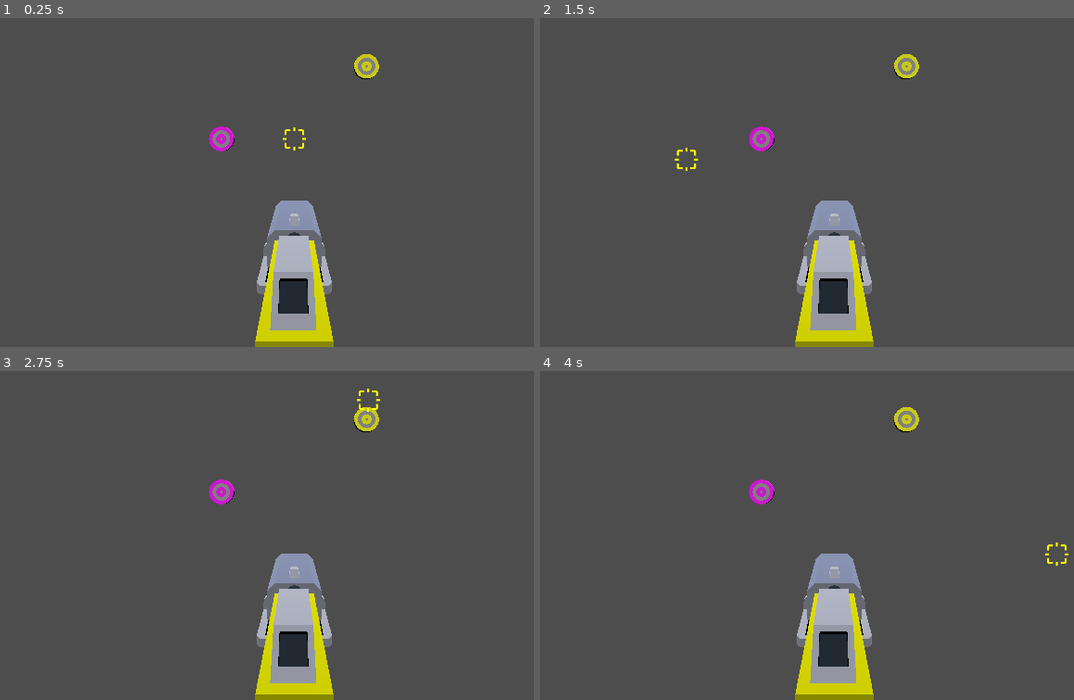
Above: before the commit, frames 1-4 (two rows, left to right).
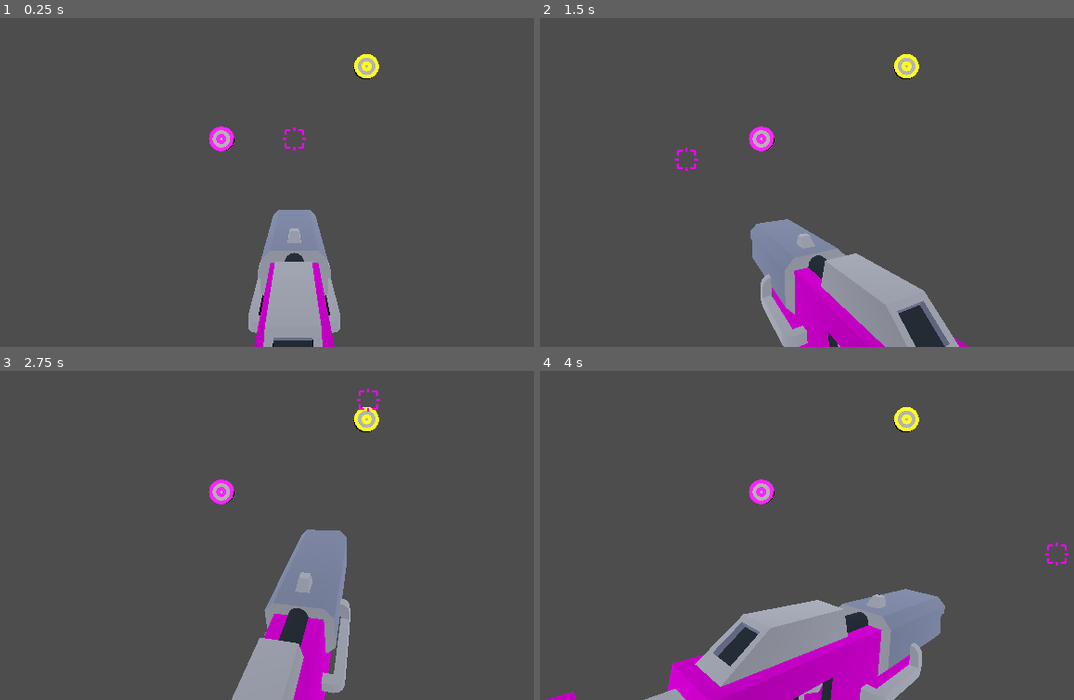
Above: after the commit, the same moments.

Repository: sundowns/primary-connection
Game: Godot game, scene res://Game.tscn
The game is run twice, just before and just after one commit, with the same random seed, the same clock (stepped at 60 frames per second) and the same inputs.
Inputs (mouse positions are in pixels of both pictures, inside the frame that each line leads up to):
- Up to frame 1 (0.25 s): no input
- Up to frame 2 (1.5 s): tap Enter at 0.5 s; move the mouse to (999, 116) at 0.52 s; press the mouse at (999, 116) at 0.53 s; tap Space at 1.25 s; move the mouse to (684, 159) at 1.27 s; release the mouse at (684, 159) at 1.28 s; click (684, 159) at 1.35 s
- Up to frame 3 (2.75 s): tap Enter at 2 s; move the mouse to (368, 400) at 2.02 s; press the mouse at (368, 400) at 2.03 s
- Up to frame 4 (4 s): tap Space at 2.75 s; move the mouse to (796, 574) at 2.77 s; release the mouse at (796, 574) at 2.78 s; click (796, 574) at 2.85 s; tap Enter at 3.5 s; move the mouse to (1057, 555) at 3.52 s; press the mouse at (1057, 555) at 3.53 s

The runs differ from the first frame. In frame 1, 4.7% of the frame differs, in the area x 39-72%, y 10-100%; in frame 2, 11%; in frame 3, 7.6%; in frame 4, 14%, in the area x 1-99%, y 10-100%.

Commit message:
point gun at crosshair

Diff:
--- a/Game.tscn
+++ b/Game.tscn
@@ -1,9 +1,12 @@
-[gd_scene load_steps=5 format=3 uid="uid://k3rsi41hyjlo"]
+[gd_scene load_steps=6 format=3 uid="uid://k3rsi41hyjlo"]
 
 [ext_resource type="PackedScene" uid="uid://cco6xg16mekua" path="res://components/player.tscn" id="1_cynns"]
 [ext_resource type="Script" path="res://Game.gd" id="1_ihufm"]
 [ext_resource type="PackedScene" uid="uid://b2vf3wvi1vp7i" path="res://components/target.tscn" id="2_5q3a7"]
 [ext_resource type="PackedScene" uid="uid://lwnqyjojfgo1" path="res://ui/crosshair.tscn" id="3_vix6t"]
+
+[sub_resource type="BoxShape3D" id="BoxShape3D_4l5gn"]
+size = Vector3(1000, 1000, 1)
 
 [node name="Game" type="Node3D"]
 script = ExtResource("1_ihufm")
@@ -11,7 +14,7 @@
 [node name="Player" parent="." instance=ExtResource("1_cynns")]
 
 [node name="DirectionalLight3D" type="DirectionalLight3D" parent="."]
-transform = Transform3D(1, 3.85671e-09, 1.43934e-08, -1.29048e-08, -0.258819, 0.965926, 7.45058e-09, -0.965926, -0.258819, 0, 0, 0)
+transform = Transform3D(1, 3.18151e-08, -6.74576e-08, 6.74576e-08, -0.771625, 0.636078, -3.18151e-08, -0.636078, -0.771625, 0, 0, 0)
 light_energy = 2.0
 metadata/_edit_lock_ = true
 
@@ -28,3 +31,11 @@
 [node name="UI" type="CanvasLayer" parent="."]
 
 [node name="Crosshair" parent="UI" instance=ExtResource("3_vix6t")]
+
+[node name="BackgroundWall" type="StaticBody3D" parent="."]
+collision_layer = 2
+collision_mask = 0
+
+[node name="CollisionShape3D" type="CollisionShape3D" parent="BackgroundWall"]
+transform = Transform3D(1, 0, 0, 0, 1, 0, 0, 0, 1, 0, 0, 300)
+shape = SubResource("BoxShape3D_4l5gn")
--- a/components/player.gd
+++ b/components/player.gd
@@ -1,31 +1,45 @@
 extends Node3D
 class_name Player
 
+@export_flags_3d_physics var target_collision_mask: int = 1
 const FIRE_RAY_LENGTH: float = 1000
 
-@export_flags_3d_physics var collision_mask: int = 1
+@export_flags_3d_physics var aiming_blaster_collision_mask: int = 2
+const AIM_RAY_LENGTH: float = 10000
 
 @onready var camera: Camera3D = $Camera3D
+@onready var hand: Node3D = $Camera3D/Hand
 @onready var blaster: Blaster = $Camera3D/Hand/Blaster
 
 func _ready() -> void:
 	ColourManager.active_colour_changed.connect(self._on_active_colour_changed)
 
+func _process(delta: float) -> void:
+	point_blaster_at_crosshair(delta)
+
 func fire_at_point_on_screen(screen_position: Vector2) -> void:
 	var from: Vector3 = camera.project_ray_origin(screen_position)
 	var to: Vector3 = from + camera.project_ray_normal(screen_position) * FIRE_RAY_LENGTH
-	var raycast_result: Dictionary = get_world_3d().direct_space_state.intersect_ray(create_raycast_collision_query(from, to))
+	var raycast_result: Dictionary = get_world_3d().direct_space_state.intersect_ray(create_raycast_collision_query(from, to, target_collision_mask))
 	if raycast_result:
 		var collider = raycast_result['collider']
 		if collider is Target:
 			collider._on_hit(ColourManager.active_colour)
 
-func create_raycast_collision_query(from: Vector3, to: Vector3) -> PhysicsRayQueryParameters3D:
+func create_raycast_collision_query(from: Vector3, to: Vector3, mask: int) -> PhysicsRayQueryParameters3D:
 	var ray_query := PhysicsRayQueryParameters3D.new()
 	ray_query.from = from
 	ray_query.to = to
-	ray_query.collision_mask = collision_mask
+	ray_query.collision_mask = mask
 	return ray_query
+
+func point_blaster_at_crosshair(_delta: float) -> void:
+	var mouse_pos: Vector2 = get_viewport().get_mouse_position()
+	var from: Vector3 = camera.project_ray_origin(mouse_pos)
+	var to: Vector3 = from + camera.project_ray_normal(mouse_pos) * AIM_RAY_LENGTH
+	var raycast_result: Dictionary = get_world_3d().direct_space_state.intersect_ray(create_raycast_collision_query(from, to, aiming_blaster_collision_mask))
+	if raycast_result:
+		hand.look_at(raycast_result['position'])
 
 func _on_active_colour_changed(new_active_colour: Color) -> void:
 	blaster.set_colour(new_active_colour)
--- a/components/player.tscn
+++ b/components/player.tscn
@@ -11,6 +11,7 @@
 transform = Transform3D(-1, 0, 8.74228e-08, 0, 1, 0, -8.74228e-08, 0, -1, 0, 0, 0)
 
 [node name="Hand" type="Node3D" parent="Camera3D"]
-transform = Transform3D(-1, 0, 1.50996e-07, 0, 1, 0, -1.50996e-07, 0, -1, 0, -0.295, -0.5)
+transform = Transform3D(-1, 0, 1.50996e-07, 0, 1, 0, -1.50996e-07, 0, -1, 0, -0.295, -0.4)
 
 [node name="Blaster" parent="Camera3D/Hand" instance=ExtResource("1_dw6ge")]
+transform = Transform3D(-0.8, 0, -6.99382e-08, 0, 0.8, 0, 6.99382e-08, 0, -0.8, 0, 0, 0)
--- a/project.godot
+++ b/project.godot
@@ -30,6 +30,7 @@
 [layer_names]
 
 3d_physics/layer_1="Targets"
+3d_physics/layer_2="Background"
 
 [rendering]
 
--- a/src/ColourManager.gd
+++ b/src/ColourManager.gd
@@ -24,7 +24,7 @@
 
 func _ready():
 	generate_materials()
-	call_deferred("set_active_colour", Color.YELLOW)
+	call_deferred("set_active_colour", Color.MAGENTA)
 
 func generate_materials() -> void:
 	for colour in colours:
